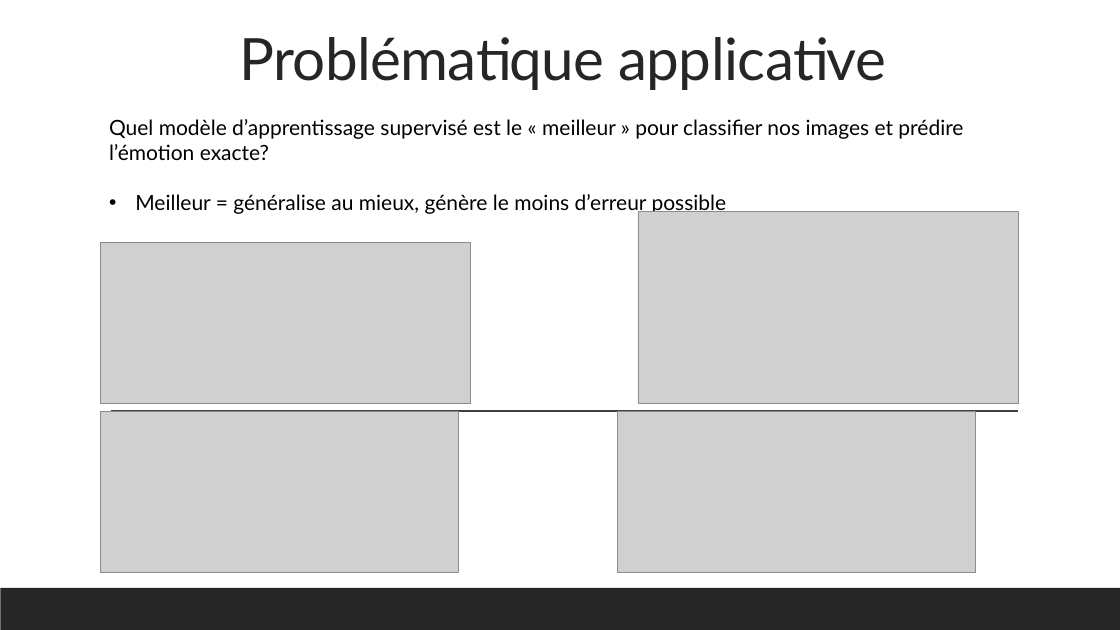
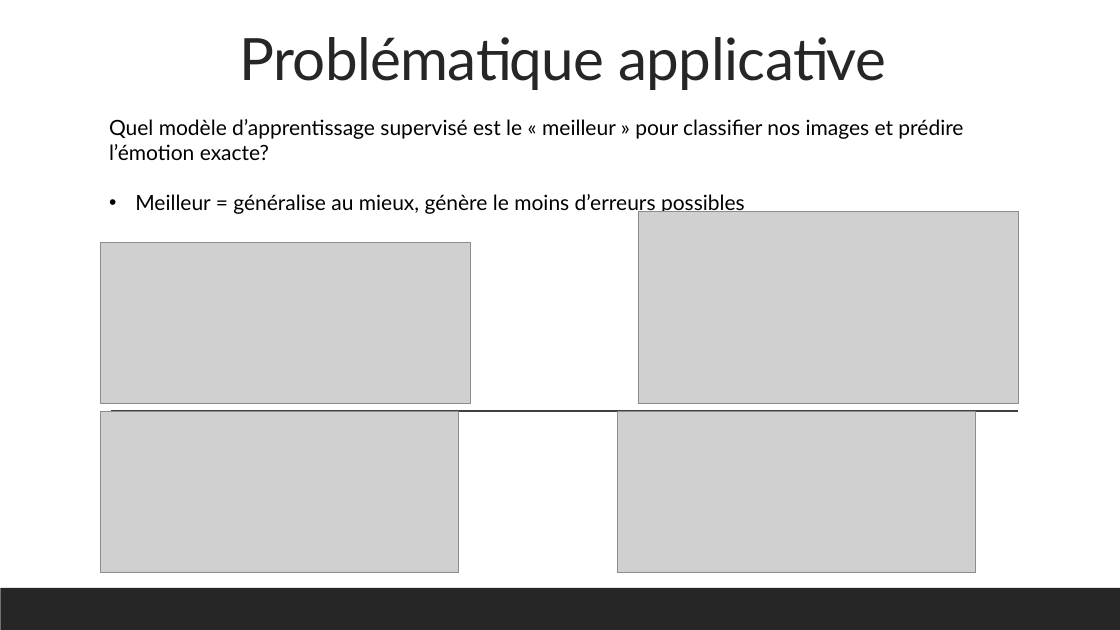
Before and after one commit to LemurdurerC/Projet_annuel, a slide deck: slide 7 of Docs/Slides/PA_Presentation.pptx. Drawn at 1120x630 pixels with LibreOffice and Linux fonts; fonts in the diff are those of the drawing; grey boxes stand for pictures. Boxes give left, top, right and bottom in pixels: in the first picture for what was removed or moved away, otherwise in the second. Text is boxed around its words. In the diff, an @@ line names an element or a change of style, - is before the commit and + after.

```diff
--- a/Docs/Slides/PA_Presentation.pptx
+++ b/Docs/Slides/PA_Presentation.pptx
@@ text at box(135, 194, 745, 215): text changed @@
-• Meilleur = généralise au mieux, génère le moins d’erreur possible
+• Meilleur = généralise au mieux, génère le moins d’erreurs possibles
```
Also in this commit, not shown: 7 other slides changed.
